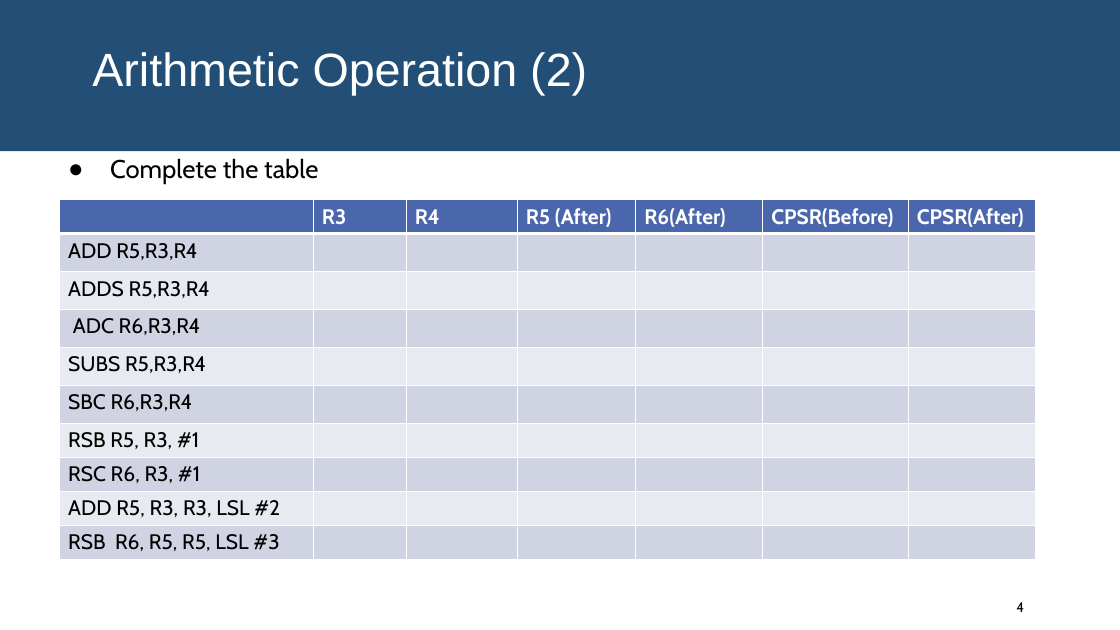
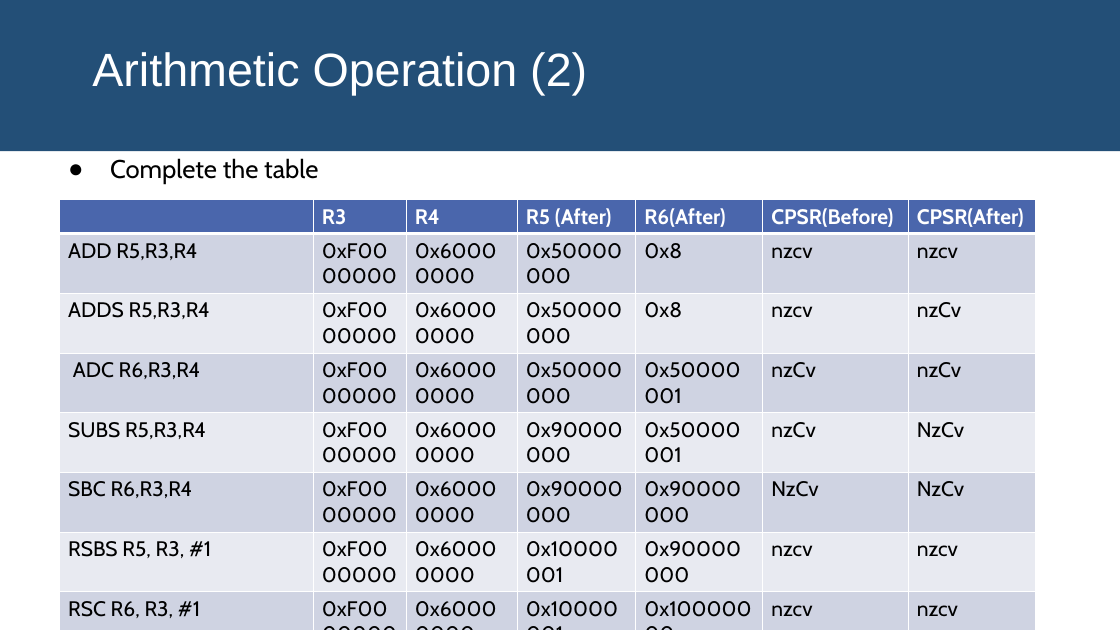
Before and after one commit to young170/Microprocessor_Application, a slide deck: slide 4 of assets/lab/Lab_workbook_Assembly_2.pptx. Drawn at 1120x630 pixels with LibreOffice and Linux fonts; fonts in the diff are those of the drawing. Boxes give left, top, right and bottom in pixels: in the first picture for what was removed or moved away, otherwise in the second. Text is boxed around its words. In the diff, an @@ line names an element or a change of style, - is before the commit and + after.

```diff
--- a/assets/lab/Lab_workbook_Assembly_2.pptx
+++ b/assets/lab/Lab_workbook_Assembly_2.pptx
@@ table at [60,200,1036,630] @@
-row 2: ADD R5,R3,R4 |  |  |  |  |  | 
+row 2: ADD R5,R3,R4 | 0xF0000000 | 0x60000000 | 0x50000000 | 0x8 | nzcv | nzcv
-row 3: ADDS R5,R3,R4 |  |  |  |  |  | 
+row 3: ADDS R5,R3,R4 | 0xF0000000 | 0x60000000 | 0x50000000 | 0x8 | nzcv | nzCv
-row 4: ADC R6,R3,R4 |  |  |  |  |  | 
+row 4: ADC R6,R3,R4 | 0xF0000000 | 0x60000000 | 0x50000000 | 0x50000001 | nzCv | nzCv
-row 5: SUBS R5,R3,R4 |  |  |  |  |  | 
+row 5: SUBS R5,R3,R4 | 0xF0000000 | 0x60000000 | 0x90000000 | 0x50000001 | nzCv | NzCv
-row 6: SBC R6,R3,R4 |  |  |  |  |  | 
+row 6: SBC R6,R3,R4 | 0xF0000000 | 0x60000000 | 0x90000000 | 0x90000000 | NzCv | NzCv
-row 7: RSB R5, R3, #1 |  |  |  |  |  | 
+row 7: RSBS R5, R3, #1 | 0xF0000000 | 0x60000000 | 0x10000001 | 0x90000000 | nzcv | nzcv
-row 8: RSC R6, R3, #1 |  |  |  |  |  | 
+row 8: RSC R6, R3, #1 | 0xF0000000 | 0x60000000 | 0x10000001 | 0x10000000 | nzcv | nzcv
-row 9: ADD R5, R3, R3, LSL #2 |  |  |  |  |  | 
+row 9: ADD R5, R3, R3, LSL #2 | 0x5 | 0x60000000 | 0x19 | 0x10000000 | nzcv | nzcv
-row 10: RSB R6, R5, R5, LSL #3 |  |  |  |  |  | 
+row 10: RSB R6, R5, R5, LSL #3 | 0x5 | 0x60000000 | 0x19 | 0xAF | nzcv | nzcv
@@ page number removed at [1016,602,1024,612] @@
-4
```
Also in this commit, not shown: 2 other slides changed, 4 other files.
